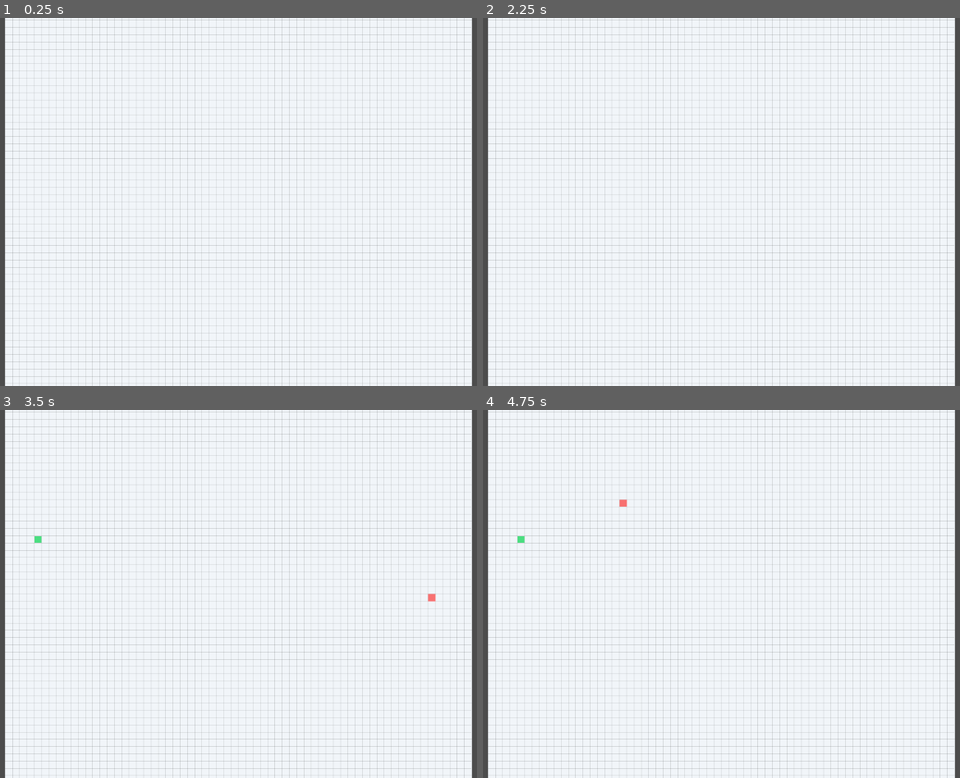
Above: before the commit, frames 1-4 (two rows, left to right).
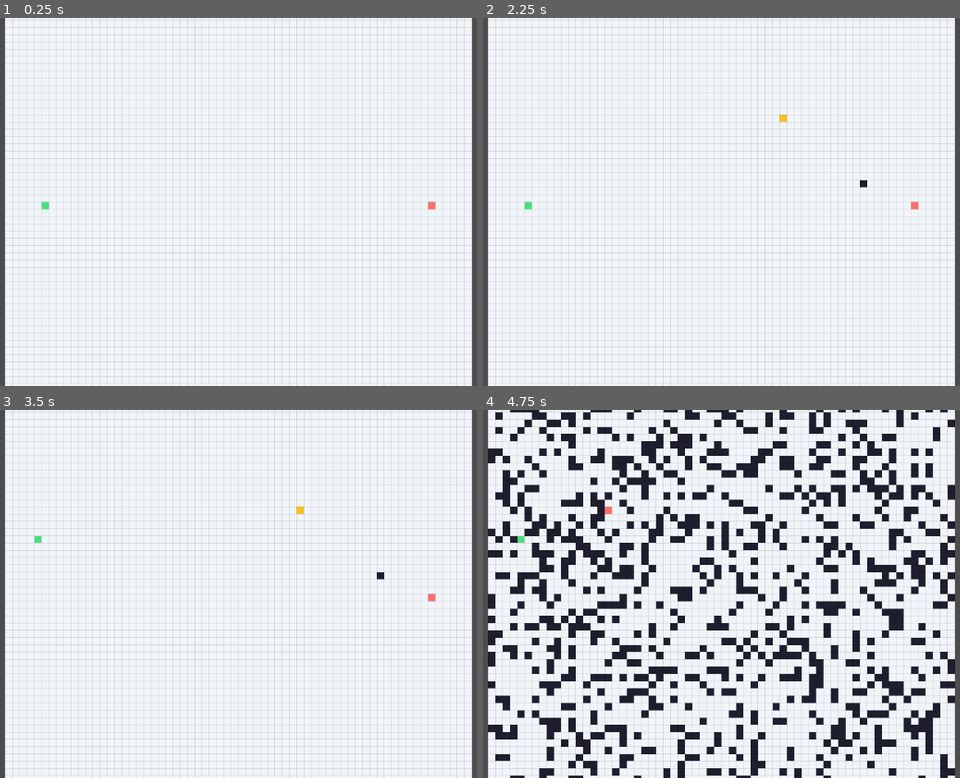
Above: after the commit, the same moments.

Repository: SafiaNassiri/Pathfinding-Visualizer
Game: Godot game, scene res://scenes/sandbox_smoke_test.tscn
Two runs of this game, one before a commit and one after it. Both use one fixed random seed, a clock stepped at 60 frames per second and the inputs below.
Inputs (mouse positions are in pixels of both pictures, inside the frame that each line leads up to):
- Up to frame 1 (0.25 s): no input
- Up to frame 2 (2.25 s): tap Enter at 0.5, 2 s; move the mouse to (864, 183) at 0.52 s; tap 1 at 0.6 s; click (864, 183) at 0.67 s; tap 2 at 0.8 s; tap Space at 1.25 s; drag from (587, 220) to (688, 275) at 1.27 s; move the mouse to (788, 121) at 2.02 s; tap 3 at 2.1 s; click (788, 121) at 2.17 s
- Up to frame 3 (3.5 s): tap 4 at 2.3 s; tap Space at 2.75 s; drag from (205, 667) to (42, 538) at 2.77 s
- Up to frame 4 (4.75 s): tap Enter at 3.5 s; move the mouse to (917, 649) at 3.52 s; hold S 3.53-4.25 s; tap 5 at 3.6 s; click (917, 649) at 3.67 s; tap R at 3.8 s; tap Space at 4.25 s; drag from (525, 538) to (621, 502) at 4.27 s

The runs differ from the first frame. In frame 1, less than 0.1% of the frame differs, in the area x 8-92%, y 49-53%; in frame 2, 0.1%; in frame 3, less than 0.1%; in frame 4, 28%, in the area x 1-99%, y 0-100%.

Commit message:
fix: resolve grid renderer initialization and palette errors
- Fix automatic GridRenderer node discovery in SandboxController
- Initialize the renderer with the correct GridData resource
- Ensure the color palette is initialized before rendering
- Add bounds checking for palette color lookups
- Improve error handling for missing renderer or grid data
- Test sandbox scene startup and grid rendering

Diff:
--- a/pathfinding-visualizer/scripts/SandboxSmokeTest.gd
+++ b/pathfinding-visualizer/scripts/SandboxSmokeTest.gd
@@ -1,29 +1,68 @@
+
 extends Node2D
-## THROWAWAY smoke test: left-drag blocks cells, right-drag clears them,
-## middle-drag paints "mud" (cost 5). Replace with the real brush tool next.
 
-@onready var renderer: GridRenderer = $GridRenderer
+@export var renderer: GridRenderer
 
-var grid := GridData.new()
+var grid: GridData
+var _last_cell := Vector2i(-1, -1)
 
 
 func _ready() -> void:
-	renderer.setup(grid)
-	# A wall with a gap, so there's something to look at immediately.
-	for x in range(100, 160):
-		if x != 130:
-			grid.set_blocked(x, 128)
-	# A patch of mud to check the cost tinting.
-	for y in range(120, 127):
-		for x in range(100, 110):
+	# Find GridRenderer if it wasn't assigned in the Inspector.
+	if renderer == null:
+		renderer = get_node_or_null("../GridRenderer") as GridRenderer
+
+	if renderer == null:
+		push_error("SandboxSmokeTest: GridRenderer was not found.")
+		set_process(false)
+		return
+
+	# Reuse the grid already used by the renderer, if possible.
+	grid = renderer.grid
+
+	if grid == null:
+		grid = GridData.new()
+		renderer.setup(grid)
+
+	# Create a wall with a gap inside the 64 x 64 grid.
+	for x in range(10, 50):
+		if x != 30:
+			grid.set_blocked(x, 32)
+
+	# Add a small patch of costly terrain.
+	for y in range(20, 25):
+		for x in range(10, 15):
 			grid.set_walkable(x, y, 5)
 
 
 func _process(_delta: float) -> void:
-	var c := GridData.world_to_cell(renderer.get_local_mouse_position())
+	if grid == null or renderer == null:
+		return
+
+	# Convert the mouse position into the renderer's local coordinates.
+	var mouse_world: Vector2 = get_global_mouse_position()
+	var mouse_local: Vector2 = renderer.to_local(mouse_world)
+	var cell: Vector2i = GridData.world_to_cell(mouse_local)
+
+	if not GridData.in_bounds(cell.x, cell.y):
+		_last_cell = Vector2i(-1, -1)
+		return
+
+	# Only edit a cell once until the mouse moves to another cell.
+	if cell == _last_cell:
+		return
+
+	var editing := false
+
 	if Input.is_mouse_button_pressed(MOUSE_BUTTON_LEFT):
-		grid.set_blocked(c.x, c.y)
+		grid.set_blocked(cell.x, cell.y)
+		editing = true
 	elif Input.is_mouse_button_pressed(MOUSE_BUTTON_RIGHT):
-		grid.clear_cell(c.x, c.y)
+		grid.clear_cell(cell.x, cell.y)
+		editing = true
 	elif Input.is_mouse_button_pressed(MOUSE_BUTTON_MIDDLE):
-		grid.set_walkable(c.x, c.y, 5)
+		grid.set_walkable(cell.x, cell.y, 5)
+		editing = true
+
+	if editing:
+		_last_cell = cell
--- a/pathfinding-visualizer/scripts/grid/GridData.gd
+++ b/pathfinding-visualizer/scripts/grid/GridData.gd
@@ -1,149 +1,59 @@
 class_name GridData
 extends Resource
-## Flat, one-byte-per-cell grid.
-##   0      = blocked (not walkable)
-##   1..255 = walkable, value is the movement cost multiplier (1 = normal)
 
 signal cell_changed(x: int, y: int)
-signal grid_reset
+signal grid_reset()
 
-@export var cost := PackedByteArray()
+const BLOCKED := 0
+const WALKABLE_DEFAULT := 1
+
+@export var cost: PackedByteArray = PackedByteArray()
 @export var start_pos: Vector2i = Vector2i(5, 32)
 @export var goal_pos: Vector2i = Vector2i(58, 32)
 
-const BLOCKED := 0
-const COST_DEFAULT := 1
-const COST_MAX := 255
-
-## One byte per chunk; 1 = chunk (or a border it shares) changed since last consume.
-var dirty_chunks := PackedByteArray()
-
-
 func _init() -> void:
-	assert(Config.GRID_W == 1 << Config.GRID_SHIFT, "GRID_W must equal 1 << GRID_SHIFT")
-	assert(Config.CHUNK_SIZE == 1 << Config.CHUNK_SHIFT, "CHUNK_SIZE must equal 1 << CHUNK_SHIFT")
-	cost.resize(Config.GRID_W * Config.GRID_H)
-	dirty_chunks.resize(Config.CHUNKS_X * Config.CHUNKS_Y)
-	reset()
-
+	if cost.size() != Config.GRID_W * Config.GRID_H:
+		reset()
 
 func reset() -> void:
-	cost.fill(COST_DEFAULT)
-	dirty_chunks.fill(1)
+	cost.resize(Config.GRID_W * Config.GRID_H)
+	cost.fill(WALKABLE_DEFAULT)
 	grid_reset.emit()
 
+func get_index(x: int, y: int) -> int:
+	return y * Config.GRID_W + x
 
-# --- Indexing ---------------------------------------------------------------
-
-static func in_bounds(x: int, y: int) -> bool:
-	return x >= 0 and y >= 0 and x < Config.GRID_W and y < Config.GRID_H
-
-
-static func index(x: int, y: int) -> int:
-	return (y << Config.GRID_SHIFT) | x
-
-
-static func world_to_cell(world_pos: Vector2) -> Vector2i:
-	return Vector2i((world_pos / Config.TILE_SIZE).floor())
-
-
-## Top-left corner of the cell in world space.
-static func cell_to_world(cell: Vector2i) -> Vector2:
-	return Vector2(cell) * Config.TILE_SIZE
-
-
-## Center of the cell in world space (where agents should aim).
-static func cell_center(cell: Vector2i) -> Vector2:
-	return (Vector2(cell) + Vector2(0.5, 0.5)) * Config.TILE_SIZE
-
-
-# --- Queries ----------------------------------------------------------------
-
-## Out-of-bounds cells report BLOCKED, so neighbor checks need no extra guard.
 func get_cost(x: int, y: int) -> int:
 	if not in_bounds(x, y):
 		return BLOCKED
-	return cost[index(x, y)]
+	return cost[get_index(x, y)]
 
+func set_blocked(x: int, y: int) -> void:
+	if not in_bounds(x, y):
+		return
+	cost[get_index(x, y)] = BLOCKED
+	cell_changed.emit(x, y)
+
+func clear_cell(x: int, y: int) -> void:
+	if not in_bounds(x, y):
+		return
+	cost[get_index(x, y)] = WALKABLE_DEFAULT
+	cell_changed.emit(x, y)
+
+func set_walkable(x: int, y: int, c: int) -> void:
+	if not in_bounds(x, y):
+		return
+	cost[get_index(x, y)] = clampi(c, 1, 255)
+	cell_changed.emit(x, y)
 
 func is_walkable(x: int, y: int) -> bool:
-	return get_cost(x, y) != BLOCKED
+	return get_cost(x, y) > BLOCKED
 
+static func in_bounds(x: int, y: int) -> bool:
+	return x >= 0 and x < Config.GRID_W and y >= 0 and y < Config.GRID_H
 
-# --- Mutation ---------------------------------------------------------------
-
-## Returns true if the cell actually changed.
-func set_cost(x: int, y: int, value: int) -> bool:
-	if not in_bounds(x, y):
-		return false
-	value = clampi(value, BLOCKED, COST_MAX)
-	var i := index(x, y)
-	if cost[i] == value:
-		return false
-	cost[i] = value
-	_mark_dirty(x, y)
-	cell_changed.emit(x, y)
-	return true
-
-
-func set_blocked(x: int, y: int) -> bool:
-	return set_cost(x, y, BLOCKED)
-
-
-## Make a cell walkable with the given cost (default 1).
-func set_walkable(x: int, y: int, move_cost: int = COST_DEFAULT) -> bool:
-	return set_cost(x, y, maxi(move_cost, 1))
-
-func set_start(x: int, y: int) -> bool:
-	if not in_bounds(x, y) or get_cost(x, y) == BLOCKED:
-		return false
-	start_pos = Vector2i(x, y)
-	cell_changed.emit(x, y)
-	return true
-
-func set_goal(x: int, y: int) -> bool:
-	if not in_bounds(x, y) or get_cost(x, y) == BLOCKED:
-		return false
-	goal_pos = Vector2i(x, y)
-	cell_changed.emit(x, y)
-	return true
-
-## Reset a cell to plain walkable ground.
-func clear_cell(x: int, y: int) -> bool:
-	return set_cost(x, y, COST_DEFAULT)
-
-
-# --- Dirty chunk tracking (used by the hierarchical layer later) -------------
-
-## Returns indices of dirty chunks and clears the flags.
-func consume_dirty_chunks() -> PackedInt32Array:
-	var out := PackedInt32Array()
-	for i in dirty_chunks.size():
-		if dirty_chunks[i] != 0:
-			out.append(i)
-			dirty_chunks[i] = 0
-	return out
-
-
-func _mark_dirty(x: int, y: int) -> void:
-	var cx := x >> Config.CHUNK_SHIFT
-	var cy := y >> Config.CHUNK_SHIFT
-	_mark_chunk(cx, cy)
-	# A cell on a chunk border also changes the neighbor's portals.
-	var mask := Config.CHUNK_SIZE - 1
-	var lx := x & mask
-	var ly := y & mask
-	if lx == 0:
-		_mark_chunk(cx - 1, cy)
-	elif lx == mask:
-		_mark_chunk(cx + 1, cy)
-	if ly == 0:
-		_mark_chunk(cx, cy - 1)
-	elif ly == mask:
-		_mark_chunk(cx, cy + 1)
-
-
-func _mark_chunk(cx: int, cy: int) -> void:
-	if cx < 0 or cy < 0 or cx >= Config.CHUNKS_X or cy >= Config.CHUNKS_Y:
-		return
-	dirty_chunks[cy * Config.CHUNKS_X + cx] = 1
+static func world_to_cell(world_pos: Vector2) -> Vector2i:
+	return Vector2i(
+		floori(world_pos.x / Config.TILE_SIZE),
+		floori(world_pos.y / Config.TILE_SIZE)
+	)
--- a/pathfinding-visualizer/scripts/grid/GridRenderer.gd
+++ b/pathfinding-visualizer/scripts/grid/GridRenderer.gd
@@ -14,10 +14,8 @@
 
 var _image: Image
 var _texture: ImageTexture
-var _texture_dirty := false
 var _palette := PackedColorArray()
 var _last_xf := Transform2D()
-
 
 func _ready() -> void:
 	texture_filter = CanvasItem.TEXTURE_FILTER_NEAREST
@@ -27,11 +25,9 @@
 		grid = GridData.new()
 	setup(grid)
 
-
 func setup(p_grid: GridData) -> void:
 	grid = p_grid
 	_image = Image.create_empty(Config.GRID_W, Config.GRID_H, false, Image.FORMAT_RGBA8)
-	_texture = ImageTexture.create_from_image(_image)
 
 	if not grid.cell_changed.is_connected(_on_cell_changed):
 		grid.cell_changed.connect(_on_cell_changed)
@@ -44,32 +40,34 @@
 func redraw_all() -> void:
 	if grid == null or _image == null:
 		return
-	for y in Config.GRID_H:
-		for x in Config.GRID_W:
-			_image.set_pixel(x, y, _palette[grid.get_cost(x, y)])
-	_texture_dirty = true
 
+	# Make sure the palette exists before accessing its colors.
+	if _palette.size() < 256:
+		_build_palette()
+
+	for y in range(Config.GRID_H):
+		for x in range(Config.GRID_W):
+			var cost: int = grid.get_cost(x, y)
+			cost = clampi(cost, 0, _palette.size() - 1)
+			_image.set_pixel(x, y, _palette[cost])
+
+	_texture = ImageTexture.create_from_image(_image)
+	queue_redraw()
 
 func _on_cell_changed(x: int, y: int) -> void:
-	if _image == null:
+	if _image == null or grid == null:
 		return
 	_image.set_pixel(x, y, _palette[grid.get_cost(x, y)])
-	_texture_dirty = true
 
+	# Recreate texture immediately so single edits appear instantly
+	_texture = ImageTexture.create_from_image(_image)
+	queue_redraw()
 
 func _process(_delta: float) -> void:
-	if grid == null or _texture == null:
-		return
-	if _texture_dirty:
-		_texture.update(_image)
-		_texture_dirty = false
-		queue_redraw()
-
 	var xf := get_global_transform_with_canvas()
 	if xf != _last_xf:
 		_last_xf = xf
 		queue_redraw()
-
 
 func _draw() -> void:
 	if _texture == null:
@@ -79,12 +77,10 @@
 	if show_grid_lines:
 		_draw_grid_lines()
 
-
 var show_grid_lines := true:
 	set(value):
 		show_grid_lines = value
 		queue_redraw()
-
 
 func _draw_grid_lines() -> void:
 	var xf := get_global_transform_with_canvas()
@@ -106,7 +102,6 @@
 		pts.append(Vector2(x1 * t, y * t))
 	draw_multiline(pts, COLOR_LINES, -1.0)
 
-
 func _build_palette() -> void:
 	_palette.resize(256)
 	_palette[GridData.BLOCKED] = COLOR_BLOCKED
--- a/pathfinding-visualizer/scripts/grid/SandboxController.gd
+++ b/pathfinding-visualizer/scripts/grid/SandboxController.gd
@@ -1,68 +1,94 @@
 class_name SandboxController
 extends Node2D
 
-@export var grid_renderer: Node2D
+@export var grid_renderer: GridRenderer
 
 enum Tool { PAINT_WALL, ERASE, PAINT_COST, SET_START, SET_GOAL }
+
 var current_tool: Tool = Tool.PAINT_WALL
-
 var grid: GridData
 var _last_cell := Vector2i(-1, -1)
 var _is_dragging := false
 
-const COLOR_START := Color("4ade80") # Bright green
-const COLOR_GOAL := Color("f87171")  # Bright red
+const COLOR_START := Color("4ade80")
+const COLOR_GOAL := Color("f87171")
+
 
 func _ready() -> void:
-	# 1. Try to find GridRenderer automatically if unassigned
-	if not grid_renderer:
-		grid_renderer = get_node_or_null("../GridRenderer") as Node2D
-		if not grid_renderer:
-			grid_renderer = get_node_or_null("GridRenderer") as Node2D
-
-	# 2. Fallback: Search children of Main scene if still not found
-	if not grid_renderer:
-		for child in get_parent().get_children():
-			if child.name == "GridRenderer":
-				grid_renderer = child as Node2D
+	# Find GridRenderer automatically in the current scene.
+	var scene := get_tree().current_scene
+
+	if scene == null:
+		push_error("SandboxController: No current scene found.")
+		set_process_input(false)
+		return
+
+	# Check whether this node itself is a GridRenderer.
+	if scene is GridRenderer:
+		grid_renderer = scene as GridRenderer
+	else:
+		# Search descendants for a node using the GridRenderer script.
+		for node in scene.find_children("*", "", true, false):
+			if node is GridRenderer:
+				grid_renderer = node as GridRenderer
 				break
 
-	await get_tree().process_frame # Wait one frame for GridRenderer to finish initializing its grid
-
-	if grid_renderer:
-		# Access grid safely via property check
-		if "grid" in grid_renderer and grid_renderer.grid != null:
-			grid = grid_renderer.grid
-		else:
-			# If the renderer hasn't initialized its grid yet, create a shared one
-			grid = GridData.new()
-			if "grid" in grid_renderer:
-				grid_renderer.grid = grid
-				if grid_renderer.has_method("setup"):
-					grid_renderer.setup(grid)
-
-	if grid == null:
-		printerr("SandboxController: GridRenderer or Grid not found!")
-
-func _unhandled_input(event: InputEvent) -> void:
-	if grid == null:
-		return
-
-	# Tool hotkeys (1-5)
-	if event is InputEventKey and event.pressed:
+	if grid_renderer == null:
+		push_error(
+			"SandboxController: Could not find a node using GridRenderer.gd. "
+			+ "Check that GridRenderer.gd is attached to the GridRenderer node "
+			+ "and that the script has no errors."
+		)
+		set_process_input(false)
+		return
+
+	# Use the exact same GridData resource as the renderer.
+	if grid_renderer.grid == null:
+		grid_renderer.setup(GridData.new())
+	else:
+		# Reconnect/rebuild safely in case the renderer already initialized.
+		grid_renderer.setup(grid_renderer.grid)
+
+	grid = grid_renderer.grid
+
+	if grid == null:
+		push_error("SandboxController: GridData could not be initialized.")
+		set_process_input(false)
+		return
+
+	if not grid.grid_reset.is_connected(_on_grid_reset):
+		grid.grid_reset.connect(_on_grid_reset)
+
+	queue_redraw()
+
+	print("SandboxController ready. Keys: 1 wall, 2 erase, 3 cost, 4 start, 5 goal, R randomize, C clear, S save, L load.")
+
+func _input(event: InputEvent) -> void:
+	if grid == null:
+		return
+
+	if event is InputEventKey and event.pressed and not event.echo:
 		match event.keycode:
-			KEY_1: current_tool = Tool.PAINT_WALL; print("Tool: Paint Wall")
-			KEY_2: current_tool = Tool.ERASE; print("Tool: Erase")
-			KEY_3: current_tool = Tool.PAINT_COST; print("Tool: Paint Cost (Mud)")
-			KEY_4: current_tool = Tool.SET_START; print("Tool: Set Start")
-			KEY_5: current_tool = Tool.SET_GOAL; print("Tool: Set Goal")
-			KEY_R: randomize_map(); print("Action: Randomize Map")
-			KEY_C: clear_grid(); print("Action: Clear Grid")
-			KEY_S: save_map(); print("Action: Save Map")
-			KEY_L: load_map(); print("Action: Load Map")
-
-	# Mouse interactions
-	if event is InputEventMouseButton and event.button_index == MOUSE_BUTTON_LEFT:
+			KEY_1:
+				_set_tool(Tool.PAINT_WALL, "Paint wall")
+			KEY_2:
+				_set_tool(Tool.ERASE, "Erase")
+			KEY_3:
+				_set_tool(Tool.PAINT_COST, "Costly terrain")
+			KEY_4:
+				_set_tool(Tool.SET_START, "Set start")
+			KEY_5:
+				_set_tool(Tool.SET_GOAL, "Set goal")
+			KEY_R:
+				randomize_map()
+			KEY_C:
+				clear_grid()
+			KEY_S:
+				save_map()
+			KEY_L:
+				load_map()
+
+	elif event is InputEventMouseButton and event.button_index == MOUSE_BUTTON_LEFT:
 		if event.pressed:
 			_is_dragging = true
 			_apply_tool(get_global_mouse_position())
@@ -73,84 +99,148 @@
 	elif event is InputEventMouseMotion and _is_dragging:
 		_apply_tool(get_global_mouse_position())
 
-func _apply_tool(world_pos: Vector2) -> void:
-	var c := GridData.world_to_cell(world_pos)
-	if not GridData.in_bounds(c.x, c.y):
-		return
-	if c == _last_cell:
-		return
-	_last_cell = c
+
+func _set_tool(tool: Tool, label: String) -> void:
+	current_tool = tool
+	_last_cell = Vector2i(-1, -1)
+	print("Tool selected: ", label, ". Now click or drag on the grid.")
+
+
+func _apply_tool(mouse_world: Vector2) -> void:
+	if grid == null or grid_renderer == null:
+		return
+
+	var mouse_local: Vector2 = grid_renderer.to_local(mouse_world)
+	var cell: Vector2i = GridData.world_to_cell(mouse_local)
+
+	if not GridData.in_bounds(cell.x, cell.y):
+		_last_cell = Vector2i(-1, -1)
+		return
+
+	if cell == _last_cell:
+		return
+	_last_cell = cell
 
 	match current_tool:
 		Tool.PAINT_WALL:
-			if c != grid.start_pos and c != grid.goal_pos:
-				grid.set_blocked(c.x, c.y)
+			if cell != grid.start_pos and cell != grid.goal_pos:
+				grid.set_blocked(cell.x, cell.y)
 		Tool.ERASE:
-			if c != grid.start_pos and c != grid.goal_pos:
-				grid.clear_cell(c.x, c.y)
+			if cell != grid.start_pos and cell != grid.goal_pos:
+				grid.clear_cell(cell.x, cell.y)
 		Tool.PAINT_COST:
-			if c != grid.start_pos and c != grid.goal_pos:
-				grid.set_walkable(c.x, c.y, 10)
+			if cell != grid.start_pos and cell != grid.goal_pos:
+				grid.set_walkable(cell.x, cell.y, 10)
 		Tool.SET_START:
-			if c != grid.goal_pos and grid.is_walkable(c.x, c.y):
-				grid.set_start(c.x, c.y)
+			if cell != grid.goal_pos and grid.is_walkable(cell.x, cell.y):
+				grid.start_pos = cell
 				queue_redraw()
 		Tool.SET_GOAL:
-			if c != grid.start_pos and grid.is_walkable(c.x, c.y):
-				grid.set_goal(c.x, c.y)
+			if cell != grid.start_pos and grid.is_walkable(cell.x, cell.y):
+				grid.goal_pos = cell
 				queue_redraw()
 
+
 func randomize_map(fill_probability: float = 0.25) -> void:
 	if grid == null:
-		return
-	grid.reset()
+		push_error("Cannot randomize: GridData is missing.")
+		return
+
 	var rng := RandomNumberGenerator.new()
+	rng.randomize()
+	fill_probability = clampf(fill_probability, 0.0, 1.0)
+
+	# Fill the data directly and send one refresh signal after the whole map is built.
+	grid.cost.resize(Config.GRID_W * Config.GRID_H)
+	grid.cost.fill(GridData.WALKABLE_DEFAULT)
+
 	for y in range(Config.GRID_H):
 		for x in range(Config.GRID_W):
-			var pos := Vector2i(x, y)
-			if pos == grid.start_pos or pos == grid.goal_pos:
+			var cell := Vector2i(x, y)
+			if cell == grid.start_pos or cell == grid.goal_pos:
 				continue
 			if rng.randf() < fill_probability:
-				grid.set_blocked(x, y)
-	if grid_renderer and grid_renderer.has_method("redraw_all"):
-		grid_renderer.redraw_all()
-	queue_redraw()
+				grid.cost[grid.get_index(x, y)] = GridData.BLOCKED
+
+	grid.grid_reset.emit()
+	_last_cell = Vector2i(-1, -1)
+	queue_redraw()
+	print("Map randomized.")
+
 
 func clear_grid() -> void:
 	if grid == null:
-		return
-	grid.reset()
-	if grid_renderer and grid_renderer.has_method("redraw_all"):
-		grid_renderer.redraw_all()
-	queue_redraw()
+		push_error("Cannot clear: GridData is missing.")
+		return
+
+	grid.cost.resize(Config.GRID_W * Config.GRID_H)
+	grid.cost.fill(GridData.WALKABLE_DEFAULT)
+	grid.grid_reset.emit()
+	_last_cell = Vector2i(-1, -1)
+	queue_redraw()
+	print("Grid cleared.")
+
 
 func save_map(path: String = "user://saved_map.tres") -> void:
 	if grid == null:
-		return
-	ResourceSaver.save(grid, path)
-	print("Map saved successfully to: ", path)
+		push_error("Cannot save: GridData is missing.")
+		return
+
+	var error := ResourceSaver.save(grid, path)
+	if error != OK:
+		push_error("Failed to save map. Error code: %s" % error)
+	else:
+		print("Map saved: ", path)
+
 
 func load_map(path: String = "user://saved_map.tres") -> void:
-	if ResourceLoader.exists(path):
-		var loaded = ResourceLoader.load(path) as GridData
-		if loaded and grid:
-			grid.cost = loaded.cost
-			grid.start_pos = loaded.start_pos
-			grid.goal_pos = loaded.goal_pos
-			if grid_renderer and grid_renderer.has_method("redraw_all"):
-				grid_renderer.redraw_all()
-			queue_redraw()
-			print("Map loaded successfully from: ", path)
-	else:
-		print("No saved map found at: ", path)
+	if grid == null:
+		push_error("Cannot load: GridData is missing.")
+		return
+	if not ResourceLoader.exists(path):
+		push_warning("No saved map found at: " + path)
+		return
+
+	var loaded := ResourceLoader.load(path) as GridData
+	if loaded == null:
+		push_error("Could not load the saved file as GridData.")
+		return
+	if loaded.cost.size() != Config.GRID_W * Config.GRID_H:
+		push_error("Saved map has an invalid grid size.")
+		return
+
+	grid.cost = loaded.cost.duplicate()
+	grid.start_pos = loaded.start_pos
+	grid.goal_pos = loaded.goal_pos
+
+	if not GridData.in_bounds(grid.start_pos.x, grid.start_pos.y):
+		grid.start_pos = Vector2i(5, 32)
+	if not GridData.in_bounds(grid.goal_pos.x, grid.goal_pos.y):
+		grid.goal_pos = Vector2i(58, 32)
+
+	# Ensure start and goal are walkable.
+	grid.cost[grid.get_index(grid.start_pos.x, grid.start_pos.y)] = GridData.WALKABLE_DEFAULT
+	grid.cost[grid.get_index(grid.goal_pos.x, grid.goal_pos.y)] = GridData.WALKABLE_DEFAULT
+
+	grid.grid_reset.emit()
+	_last_cell = Vector2i(-1, -1)
+	queue_redraw()
+	print("Map loaded: ", path)
+
+
+func _on_grid_reset() -> void:
+	_last_cell = Vector2i(-1, -1)
+	queue_redraw()
+
 
 func _draw() -> void:
 	if grid == null:
 		return
 
-	var t := float(Config.TILE_SIZE)
-	var start_rect = Rect2(Vector2(grid.start_pos) * t, Vector2(t, t))
-	var goal_rect = Rect2(Vector2(grid.goal_pos) * t, Vector2(t, t))
-
+	var tile_size := float(Config.TILE_SIZE)
+	var start_local := to_local(grid_renderer.to_global(Vector2(grid.start_pos) * tile_size))
+	var goal_local := to_local(grid_renderer.to_global(Vector2(grid.goal_pos) * tile_size))
+	var start_rect := Rect2(start_local, Vector2(tile_size, tile_size))
+	var goal_rect := Rect2(goal_local, Vector2(tile_size, tile_size))
 	draw_rect(start_rect, COLOR_START, true)
 	draw_rect(goal_rect, COLOR_GOAL, true)
Not shown, changed: README.md
